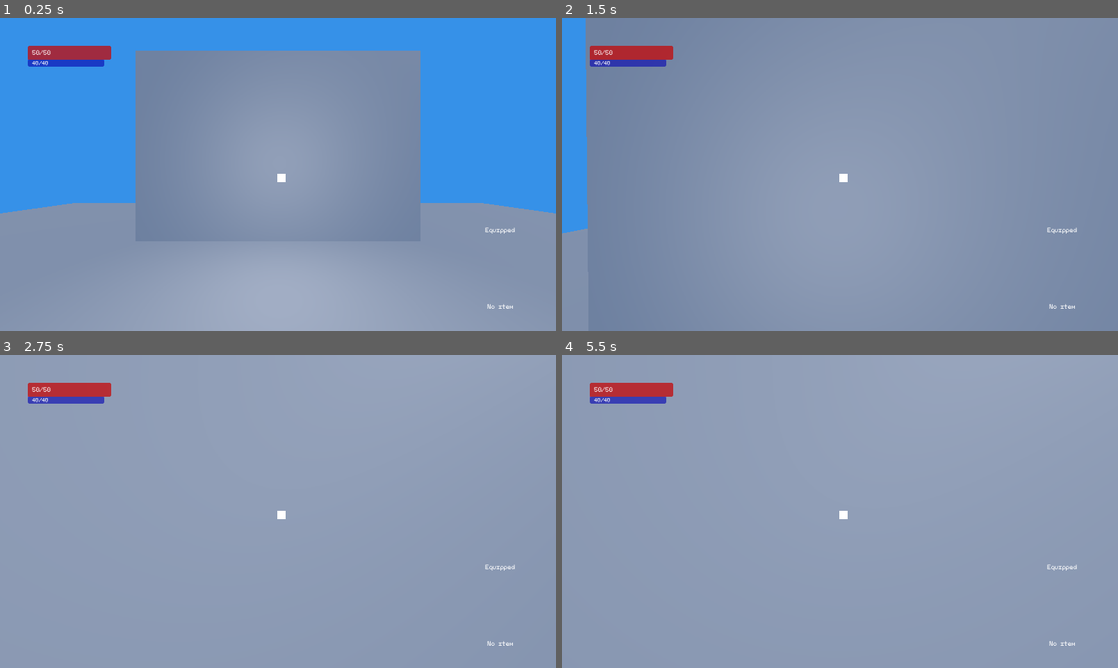
Above: before the commit, frames 1-4 (two rows, left to right).
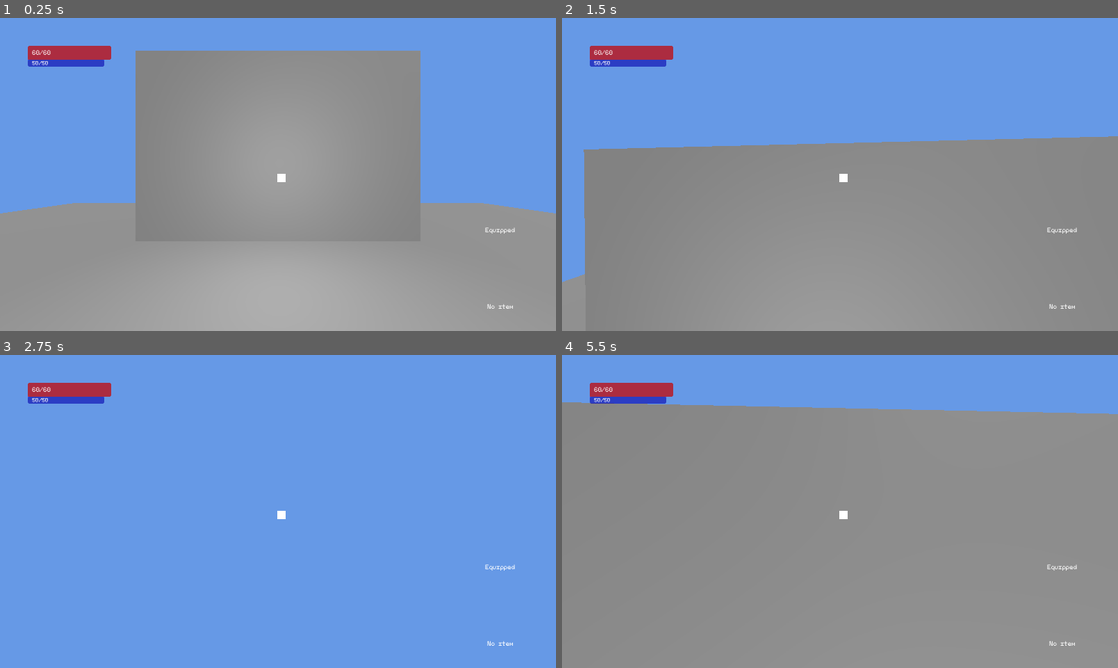
Above: after the commit, the same moments.

Repository: duckenclaw/godot-project-template
Game: Godot game, scene res://src/3d/test_3D.tscn
Two runs of this game, one before a commit and one after it. Both use one fixed random seed, a clock stepped at 60 frames per second and the inputs below. This scene is started directly instead of the project's main scene.
Inputs (mouse positions are in pixels of both pictures, inside the frame that each line leads up to):
- Up to frame 1 (0.25 s): no input
- Up to frame 2 (1.5 s): tap Enter at 0.5 s; move the mouse to (867, 174) at 0.52 s; hold W (forward) from 0.53 s (still down); click (867, 174) at 0.6 s; tap Space (jump) at 0.77 s; tap V (dash) at 0.8, 1.35 s; move the mouse to (812, 174) at 1.27 s
- Up to frame 3 (2.75 s): keep holding W (forward); tap Space (jump) at 1.52 s; click (250, 511) at 1.55 s; move the mouse to (289, 505) at 2.02 s; tap E (activate) at 2.1 s; tap V (dash) at 2.3 s
- Up to frame 4 (5.5 s): keep holding W (forward); move the mouse to (834, 517) at 2.77 s; click (834, 517) at 2.85 s; tap Space (jump) at 3.02, 3.77, 4.52 s; move the mouse to (878, 514) at 3.52 s; right-click (878, 514) at 3.6 s; tap V (dash) at 3.8, 5.1 s; move the mouse to (795, 508) at 4.27 s; tap C (crouch) at 4.35 s; click (795, 508) at 4.55 s; move the mouse to (845, 511) at 5.02 s

The runs differ from the first frame. In frame 1, 85% of the frame differs, in the area x 0-100%, y 0-100%; in frame 2, 96%; in frame 3, 99%; in frame 4, 99%.

Commit message:
added door and dummy

Diff:
--- a/assets/items/heavy_pistol.tres
+++ /dev/null
@@ -1,21 +0,0 @@
-[gd_resource type="Resource" script_class="RangedWeapon" load_steps=4 format=3 uid="uid://d1w14i1nrmd8s"]
-
-[ext_resource type="Texture2D" uid="uid://d0n62d264ha7a" path="res://assets/duckclaw.png" id="1_mkdvj"]
-[ext_resource type="Script" uid="uid://j6bxn3c528rr" path="res://src/3d/equipment/ranged_weapon.gd" id="1_ranged"]
-[ext_resource type="PackedScene" uid="uid://cvbl70xycxx74" path="res://assets/models/malorian.glb" id="2_ylr1n"]
-
-[resource]
-script = ExtResource("1_ranged")
-damage = 25.0
-damage_type = "ballistic"
-accuracy = 0.75
-rpm = 180.0
-magazine_size = 8
-reload_time = 2.5
-item_name = "Heavy Pistol"
-icon = ExtResource("1_mkdvj")
-model_scene = ExtResource("2_ylr1n")
-category = "ranged"
-weight = 1.2
-size = Vector2i(2, 1)
-description = "A powerful semi-automatic pistol with high stopping power but moderate accuracy."
--- a/assets/items/iron_dagger.tres
+++ b/assets/items/iron_dagger.tres
@@ -9,8 +9,7 @@
 subcategory = "dagger"
 slash_damage = 4.0
 thrust_damage = 5.0
-damage_type = "kinetic"
-speed = 1.5
+speed = 0.5
 item_name = "Iron Dagger"
 icon = ExtResource("1_ok75k")
 model_scene = ExtResource("2_od8bs")
--- /dev/null
+++ b/assets/test_environment.tres
@@ -0,0 +1,8 @@
+[gd_resource type="Environment" format=3 uid="uid://dllxkp6le8ik"]
+
+[resource]
+background_mode = 1
+background_color = Color(0.4, 0.6, 0.9, 1)
+ambient_light_source = 2
+ambient_light_color = Color(1, 1, 1, 1)
+ambient_light_energy = 0.3
--- a/project.godot
+++ b/project.godot
@@ -25,6 +25,8 @@
 [global_group]
 
 player=""
+enemy=""
+interactable=""
 
 [input]
 
--- a/src/3d/equipment/item.gd
+++ b/src/3d/equipment/item.gd
@@ -7,7 +7,6 @@
 @export var item_name: String = ""
 @export var icon: Texture2D
 @export var model_scene: PackedScene  # Changed from Mesh to PackedScene for .glb files
-@export var model_mesh: Mesh  # Optional: for simple mesh-only items
 @export var category: String = ""
 @export var weight: float = 0.0
 @export var size: Vector2i = Vector2i(1, 1)
@@ -28,7 +27,6 @@
 	item_name = p_name
 	icon = p_icon
 	model_scene = p_model_scene
-	model_mesh = p_model_mesh
 	category = p_category
 	weight = p_weight
 	size = p_size
@@ -59,20 +57,5 @@
 		info.append("Description: " + description)
 	return "\n".join(info)
 
-func has_model() -> bool:
-	return model_scene != null or model_mesh != null
-
 func is_scene_model() -> bool:
 	return model_scene != null
-
-func is_mesh_model() -> bool:
-	return model_mesh != null
-
-func get_model_for_display():
-	# Returns the appropriate model for display
-	if model_scene:
-		return model_scene
-	elif model_mesh:
-		return model_mesh
-	else:
-		return null
--- /dev/null
+++ b/src/3d/objects/door.gd
@@ -0,0 +1,15 @@
+extends AnimatableBody3D
+
+@onready var anim_player: AnimationPlayer = $AnimationPlayer
+@export var is_open: bool = false
+@export var is_locked: bool = false
+@export var key: Item
+
+
+func use():
+	if !is_open:
+		anim_player.play("open")
+		is_open = true
+	else:
+		anim_player.play("close")
+		is_open = false
--- /dev/null
+++ b/src/3d/objects/door.tscn
@@ -0,0 +1,83 @@
+[gd_scene load_steps=9 format=3 uid="uid://mx6n61adbbrq"]
+
+[ext_resource type="Script" uid="uid://0815rb7jpl0o" path="res://src/3d/objects/door.gd" id="1_7yj0k"]
+
+[sub_resource type="BoxShape3D" id="BoxShape3D_5cm31"]
+size = Vector3(1.25, 2.25, 0.25)
+
+[sub_resource type="StandardMaterial3D" id="StandardMaterial3D_5cm31"]
+albedo_color = Color(0.50034297, 0.22782409, 0, 1)
+
+[sub_resource type="BoxMesh" id="BoxMesh_hj5uv"]
+material = SubResource("StandardMaterial3D_5cm31")
+size = Vector3(1.25, 2.25, 0.25)
+
+[sub_resource type="Animation" id="Animation_hj5uv"]
+length = 0.001
+tracks/0/type = "value"
+tracks/0/imported = false
+tracks/0/enabled = true
+tracks/0/path = NodePath(".:rotation")
+tracks/0/interp = 1
+tracks/0/loop_wrap = true
+tracks/0/keys = {
+"times": PackedFloat32Array(0),
+"transitions": PackedFloat32Array(1),
+"update": 0,
+"values": [Vector3(0, 0, 0)]
+}
+
+[sub_resource type="Animation" id="Animation_igrfc"]
+resource_name = "close"
+length = 0.5
+tracks/0/type = "value"
+tracks/0/imported = false
+tracks/0/enabled = true
+tracks/0/path = NodePath(".:rotation")
+tracks/0/interp = 1
+tracks/0/loop_wrap = true
+tracks/0/keys = {
+"times": PackedFloat32Array(0, 0.5),
+"transitions": PackedFloat32Array(1, 1),
+"update": 0,
+"values": [Vector3(0, 1.5707964, 0), Vector3(0, 0, 0)]
+}
+
+[sub_resource type="Animation" id="Animation_5cm31"]
+resource_name = "open"
+length = 0.5
+tracks/0/type = "value"
+tracks/0/imported = false
+tracks/0/enabled = true
+tracks/0/path = NodePath(".:rotation")
+tracks/0/interp = 1
+tracks/0/loop_wrap = true
+tracks/0/keys = {
+"times": PackedFloat32Array(0, 0.5),
+"transitions": PackedFloat32Array(1, 1),
+"update": 0,
+"values": [Vector3(0, 0, 0), Vector3(0, 1.5707964, 0)]
+}
+
+[sub_resource type="AnimationLibrary" id="AnimationLibrary_hj5uv"]
+_data = {
+&"RESET": SubResource("Animation_hj5uv"),
+&"close": SubResource("Animation_igrfc"),
+&"open": SubResource("Animation_5cm31")
+}
+
+[node name="Door" type="AnimatableBody3D" groups=["interactable"]]
+script = ExtResource("1_7yj0k")
+
+[node name="CollisionShape3D" type="CollisionShape3D" parent="."]
+transform = Transform3D(1, 0, 0, 0, 1, 0, 0, 0, 1, 0.625, 1.125, 0)
+shape = SubResource("BoxShape3D_5cm31")
+
+[node name="MeshInstance3D" type="MeshInstance3D" parent="."]
+transform = Transform3D(1, 0, 0, 0, 1, 0, 0, 0, 1, 0.625, 1.125, 0)
+mesh = SubResource("BoxMesh_hj5uv")
+
+[node name="AnimationPlayer" type="AnimationPlayer" parent="."]
+libraries = {
+&"": SubResource("AnimationLibrary_hj5uv")
+}
--- /dev/null
+++ b/src/3d/objects/dummy.gd
@@ -0,0 +1,9 @@
+extends Area3D
+
+@export var max_health = 100
+@onready var current_health = max_health
+
+func take_damage(damage: float, damage_type: String):
+	current_health -= damage
+	print("Dummy took " + str(damage) + damage_type + " damage")
+	print("Dummy health: " + str(current_health) + "/" + str(max_health))
--- /dev/null
+++ b/src/3d/objects/dummy.tscn
@@ -0,0 +1,22 @@
+[gd_scene load_steps=5 format=3 uid="uid://bc6g7jvnoivix"]
+
+[ext_resource type="Script" uid="uid://8xlu1eaj2mxe" path="res://src/3d/objects/dummy.gd" id="1_mpb5w"]
+
+[sub_resource type="CapsuleShape3D" id="CapsuleShape3D_ejecp"]
+
+[sub_resource type="StandardMaterial3D" id="StandardMaterial3D_ejecp"]
+albedo_color = Color(1, 0.18431373, 0.2, 1)
+
+[sub_resource type="CapsuleMesh" id="CapsuleMesh_ejecp"]
+material = SubResource("StandardMaterial3D_ejecp")
+
+[node name="Dummy" type="Area3D" groups=["enemy"]]
+script = ExtResource("1_mpb5w")
+
+[node name="CollisionShape3D" type="CollisionShape3D" parent="."]
+transform = Transform3D(1, 0, 0, 0, 1, 0, 0, 0, 1, 0, 1, 0)
+shape = SubResource("CapsuleShape3D_ejecp")
+
+[node name="MeshInstance3D" type="MeshInstance3D" parent="."]
+transform = Transform3D(1, 0, 0, 0, 1, 0, 0, 0, 1, 0, 1, 0)
+mesh = SubResource("CapsuleMesh_ejecp")
--- a/src/3d/player/hand.gd
+++ b/src/3d/player/hand.gd
@@ -10,13 +10,15 @@
 var equipped_item: Item = null
 var is_busy: bool = false
 var action_cooldown: float = 0.0
+var enemies_in_melee: Array = []
 
 @onready var item_holder: Node3D = $ItemHolder
+@onready var attack_hitbox: Area3D = $AttackHitbox
+@onready var anim_player: AnimationPlayer = $HandAnimationPlayer
 
 # For storing instantiated scene models
 var current_model_instance: Node3D = null
 
-@onready var anim_player: AnimationPlayer = $HandAnimationPlayer
 
 signal item_equipped(item: Item, hand: String)
 signal item_unequipped(item: Item, hand: String)
@@ -27,6 +29,7 @@
 		action_cooldown -= delta
 		if action_cooldown <= 0:
 			is_busy = false
+
 
 func can_equip(item: Item) -> bool:
 	if not item or equipped_item != null:
@@ -95,11 +98,23 @@
 
 	match equipped_item.category:
 		"melee":
+			attack_hitbox.monitoring = true
 			# Set cooldown based on weapon speed
 			action_cooldown = 1.0 / equipped_item.speed
 			is_busy = true
-
-			anim_player.play(equipped_item.attack_animations.pick_random())
+			var animation = equipped_item.attack_animations.pick_random()
+			anim_player.play(animation)
+			print(animation)
+			var damage: float
+			match animation:
+				"thrust":
+					print("thrusting")
+					damage = equipped_item.thrust_damage
+				"slash_right", "slash_left":
+					print("slashing")
+					damage = equipped_item.slash_damage
+			for enemy in enemies_in_melee:
+				enemy.take_damage(damage, equipped_item.damage_type)
 			return true
 		_:
 			print("Unknown item category for action: ", equipped_item.category)
@@ -137,3 +152,22 @@
 		status += " (Cooldown: %.1fs)" % action_cooldown
 
 	return status
+
+
+func _on_attack_hitbox_collision(body: Node3D):
+	if body.is_in_group("enemy"):
+		enemies_in_melee.append(body)
+		print("body entered: " + body.name)
+
+
+func _on_attack_hitbox_exodus(body: Node3D):
+	if body.is_in_group("enemy"):
+		enemies_in_melee.erase(body)
+		print("body exited: " + body.name)
+
+
+func _on_animation_finished(anim_name: StringName):
+	match anim_name:
+		"slash_right", "slash_left", "thrust":
+			attack_hitbox.monitoring = false
+			anim_player.play("idle")
--- a/src/3d/player/player_3d.tscn
+++ b/src/3d/player/player_3d.tscn
@@ -7,6 +7,7 @@
 [ext_resource type="Script" uid="uid://o5l7k7ne5nnc" path="res://src/3d/player/states/state_machine.gd" id="3_statemachine"]
 [ext_resource type="Script" uid="uid://dh2fal4fhrxs7" path="res://src/3d/player/states/idle_state.gd" id="4_idle"]
 [ext_resource type="Resource" uid="uid://c7w14i1nrmd8s" path="res://assets/items/iron_dagger.tres" id="4_iq4wb"]
+[ext_resource type="Environment" uid="uid://dllxkp6le8ik" path="res://assets/test_environment.tres" id="5_4sddl"]
 [ext_resource type="Script" uid="uid://ceu45w7d1r5qa" path="res://src/3d/player/states/moving_state.gd" id="5_moving"]
 [ext_resource type="Script" uid="uid://c601vmra42qdh" path="res://src/3d/player/states/jumping_state.gd" id="6_jumping"]
 [ext_resource type="Script" uid="uid://du8q17psb3j0v" path="res://src/3d/player/hands.gd" id="7_8knbu"]
@@ -21,11 +22,11 @@
 
 [sub_resource type="Resource" id="Resource_lf55u"]
 script = ExtResource("2_4cdic")
-might = 3.0
-fortitude = 3.0
-motorics = 3.0
-willpower = 3.0
-starting_weight = 15.0
+might = 5.0
+fortitude = 5.0
+motorics = 5.0
+willpower = 5.0
+starting_weight = 25.0
 metadata/_custom_type_script = "uid://b314boduvwxi5"
 
 [sub_resource type="CapsuleShape3D" id="CapsuleShape3D_3obeq"]
@@ -371,6 +372,9 @@
 &"thrust": SubResource("Animation_74bd3")
 }
 
+[sub_resource type="BoxShape3D" id="BoxShape3D_4sddl"]
+size = Vector3(2, 1, 1.5)
+
 [sub_resource type="Animation" id="Animation_lf55u"]
 length = 0.001
 tracks/0/type = "value"
@@ -544,8 +548,12 @@
 transform = Transform3D(1, 0, 0, 0, 1, 0, 0, 0, 1, 0, 1.75, 0)
 
 [node name="Camera3D" type="Camera3D" parent="CameraPivot"]
+environment = ExtResource("5_4sddl")
 script = ExtResource("2_camera")
 base_fov = 75.0
+sway_intensity = 0.10000000000582077
+sway_frequency = 2.5
+vertical_sway_intensity = 0.02500000000873115
 
 [node name="RayCast3D" type="RayCast3D" parent="CameraPivot/Camera3D"]
 target_position = Vector3(0, 0, -2.5)
@@ -565,6 +573,13 @@
 &"": SubResource("AnimationLibrary_8br1h")
 }
 autoplay = "idle"
+
+[node name="AttackHitbox" type="Area3D" parent="CameraPivot/Camera3D/Hands/LeftHand"]
+monitoring = false
+monitorable = false
+
+[node name="CollisionShape3D" type="CollisionShape3D" parent="CameraPivot/Camera3D/Hands/LeftHand/AttackHitbox"]
+shape = SubResource("BoxShape3D_4sddl")
 
 [node name="RightHand" type="Node3D" parent="CameraPivot/Camera3D/Hands"]
 transform = Transform3D(1, 0, 0, 0, 1, 0, 0, 0, 1, 0.75, 0, 0)
@@ -580,6 +595,13 @@
 &"": SubResource("AnimationLibrary_8br1h")
 }
 autoplay = "idle"
+
+[node name="AttackHitbox" type="Area3D" parent="CameraPivot/Camera3D/Hands/RightHand"]
+monitoring = false
+monitorable = false
+
+[node name="CollisionShape3D" type="CollisionShape3D" parent="CameraPivot/Camera3D/Hands/RightHand/AttackHitbox"]
+shape = SubResource("BoxShape3D_4sddl")
 
 [node name="StateMachine" type="Node" parent="."]
 script = ExtResource("3_statemachine")
@@ -732,3 +754,8 @@
 [connection signal="item_unequipped" from="CameraPivot/Camera3D/Hands/LeftHand" to="CameraPivot/Camera3D/Hands" method="_on_item_unequipped"]
 [connection signal="item_equipped" from="CameraPivot/Camera3D/Hands/RightHand" to="CameraPivot/Camera3D/Hands" method="_on_item_equipped"]
 [connection signal="item_unequipped" from="CameraPivot/Camera3D/Hands/RightHand" to="CameraPivot/Camera3D/Hands" method="_on_item_unequipped"]
+[connection signal="animation_finished" from="CameraPivot/Camera3D/Hands/RightHand/HandAnimationPlayer" to="CameraPivot/Camera3D/Hands/RightHand" method="_on_animation_finished"]
+[connection signal="area_entered" from="CameraPivot/Camera3D/Hands/RightHand/AttackHitbox" to="CameraPivot/Camera3D/Hands/RightHand" method="_on_attack_hitbox_collision"]
+[connection signal="area_exited" from="CameraPivot/Camera3D/Hands/RightHand/AttackHitbox" to="CameraPivot/Camera3D/Hands/RightHand" method="_on_attack_hitbox_exodus"]
+[connection signal="body_entered" from="CameraPivot/Camera3D/Hands/RightHand/AttackHitbox" to="CameraPivot/Camera3D/Hands/RightHand" method="_on_attack_hitbox_collision"]
+[connection signal="body_exited" from="CameraPivot/Camera3D/Hands/RightHand/AttackHitbox" to="CameraPivot/Camera3D/Hands/RightHand" method="_on_attack_hitbox_exodus"]
--- a/src/3d/player/player_config.gd
+++ b/src/3d/player/player_config.gd
@@ -26,7 +26,7 @@
 
 var dash_length: float:
 	get:
-		return motorics / 10
+		return motorics / 20
 
 var sprint_multiplier: float:
 	get:
--- a/src/3d/player/states/dashing_state.gd
+++ b/src/3d/player/states/dashing_state.gd
@@ -5,7 +5,7 @@
 
 var dash_timer: float = 0.0
 var dash_direction: Vector3
-var dash_speed: float = 20.0
+var dash_speed: float = 10.0
 
 func enter():
 	print("Entering Dashing state")
--- a/src/3d/test_3D.tscn
+++ b/src/3d/test_3D.tscn
@@ -1,14 +1,8 @@
-[gd_scene load_steps=9 format=3 uid="uid://cl4nisuqrinr0"]
+[gd_scene load_steps=11 format=3 uid="uid://cl4nisuqrinr0"]
 
 [ext_resource type="PackedScene" uid="uid://cst7vo0ldo7e8" path="res://src/3d/player/player_3d.tscn" id="1_ejecp"]
-
-[sub_resource type="Environment" id="Environment_1fhpf"]
-background_mode = 1
-background_color = Color(0.21181104, 0.56919724, 0.9082838, 1)
-
-[sub_resource type="CameraAttributesPhysical" id="CameraAttributesPhysical_ejecp"]
-
-[sub_resource type="Compositor" id="Compositor_5cm31"]
+[ext_resource type="PackedScene" uid="uid://bc6g7jvnoivix" path="res://src/3d/objects/dummy.tscn" id="1_hj5uv"]
+[ext_resource type="PackedScene" uid="uid://mx6n61adbbrq" path="res://src/3d/objects/door.tscn" id="2_igrfc"]
 
 [sub_resource type="BoxMesh" id="BoxMesh_1fhpf"]
 size = Vector3(25, 0.2, 25)
@@ -22,20 +16,15 @@
 [sub_resource type="BoxMesh" id="BoxMesh_5cm31"]
 size = Vector3(7.5, 5, 0.5)
 
+[sub_resource type="Environment" id="Environment_1fhpf"]
+background_mode = 1
+background_color = Color(0.21181104, 0.56919724, 0.9082838, 1)
+
+[sub_resource type="CameraAttributesPhysical" id="CameraAttributesPhysical_ejecp"]
+
+[sub_resource type="Compositor" id="Compositor_5cm31"]
+
 [node name="Test3d" type="Node3D"]
-
-[node name="WorldEnvironment" type="WorldEnvironment" parent="."]
-environment = SubResource("Environment_1fhpf")
-camera_attributes = SubResource("CameraAttributesPhysical_ejecp")
-compositor = SubResource("Compositor_5cm31")
-
-[node name="OmniLight3D" type="OmniLight3D" parent="WorldEnvironment"]
-transform = Transform3D(1, 0, 0, 0, 1, 0, 0, 0, 1, 0, 2, -3)
-
-[node name="DirectionalLight3D" type="DirectionalLight3D" parent="WorldEnvironment"]
-transform = Transform3D(0.14644662, -0.8535533, 0.49999997, 0.49999997, 0.49999997, 0.70710677, -0.8535533, 0.14644662, 0.49999997, 0, 0, 0)
-
-[node name="Player3d" parent="." instance=ExtResource("1_ejecp")]
 
 [node name="Objects" type="Node3D" parent="."]
 
@@ -59,3 +48,22 @@
 [node name="MeshInstance3D" type="MeshInstance3D" parent="Objects/Wall"]
 transform = Transform3D(1, 0, 0, 0, 1, 0, 0, 0, 1, 0, 2.5, 0)
 mesh = SubResource("BoxMesh_5cm31")
+
+[node name="Dummy" parent="Objects" instance=ExtResource("1_hj5uv")]
+transform = Transform3D(1, 0, 0, 0, 1, 0, 0, 0, 1, -7.6, 0, 0)
+
+[node name="Door" parent="Objects" instance=ExtResource("2_igrfc")]
+transform = Transform3D(1, 0, 0, 0, 1, 0, 0, 0, 1, 6.5, 0, 0)
+
+[node name="WorldEnvironment" type="WorldEnvironment" parent="."]
+environment = SubResource("Environment_1fhpf")
+camera_attributes = SubResource("CameraAttributesPhysical_ejecp")
+compositor = SubResource("Compositor_5cm31")
+
+[node name="OmniLight3D" type="OmniLight3D" parent="WorldEnvironment"]
+transform = Transform3D(1, 0, 0, 0, 1, 0, 0, 0, 1, 0, 2, -3)
+
+[node name="DirectionalLight3D" type="DirectionalLight3D" parent="WorldEnvironment"]
+transform = Transform3D(0.14644662, -0.8535533, 0.49999997, 0.49999997, 0.49999997, 0.70710677, -0.8535533, 0.14644662, 0.49999997, 0, 0, 0)
+
+[node name="Player3d" parent="." instance=ExtResource("1_ejecp")]
--- a/src/3d/test_environment.tscn
+++ b/src/3d/test_environment.tscn
@@ -1,6 +1,7 @@
-[gd_scene load_steps=5 format=3 uid="uid://dyas0vhtlslif"]
+[gd_scene load_steps=7 format=3 uid="uid://dyas0vhtlslif"]
 
 [ext_resource type="PackedScene" uid="uid://cst7vo0ldo7e8" path="res://src/3d/player/player_3d.tscn" id="1_player"]
+[ext_resource type="Environment" uid="uid://dllxkp6le8ik" path="res://assets/test_environment.tres" id="2_l3aun"]
 
 [sub_resource type="BoxShape3D" id="BoxShape3D_floor"]
 size = Vector3(20, 1, 20)
@@ -8,12 +9,11 @@
 [sub_resource type="BoxMesh" id="BoxMesh_floor"]
 size = Vector3(20, 1, 20)
 
-[sub_resource type="Environment" id="Environment_1"]
-background_mode = 1
-background_color = Color(0.4, 0.6, 0.9, 1)
-ambient_light_source = 2
-ambient_light_color = Color(1, 1, 1, 1)
-ambient_light_energy = 0.3
+[sub_resource type="BoxShape3D" id="BoxShape3D_n5jjm"]
+size = Vector3(10, 5, 0.5)
+
+[sub_resource type="BoxMesh" id="BoxMesh_l3aun"]
+size = Vector3(10, 5, 0.5)
 
 [node name="TestEnvironment" type="Node3D"]
 
@@ -28,9 +28,20 @@
 [node name="MeshInstance3D" type="MeshInstance3D" parent="Floor"]
 mesh = SubResource("BoxMesh_floor")
 
+[node name="Wall" type="StaticBody3D" parent="."]
+transform = Transform3D(1, 0, 0, 0, 1, 0, 0, 0, 1, 0, 0, 5)
+
+[node name="CollisionShape3D" type="CollisionShape3D" parent="Wall"]
+transform = Transform3D(1, 0, 0, 0, 1, 0, 0, 0, 1, 0, 2.5, 0)
+shape = SubResource("BoxShape3D_n5jjm")
+
+[node name="MeshInstance3D" type="MeshInstance3D" parent="Wall"]
+transform = Transform3D(1, 0, 0, 0, 1, 0, 0, 0, 1, 0, 2.5, 0)
+mesh = SubResource("BoxMesh_l3aun")
+
 [node name="DirectionalLight3D" type="DirectionalLight3D" parent="."]
 transform = Transform3D(0.707107, -0.5, 0.5, 0, 0.707107, 0.707107, -0.707107, -0.5, 0.5, 0, 5, 0)
 shadow_enabled = true
 
 [node name="WorldEnvironment" type="WorldEnvironment" parent="."]
-environment = SubResource("Environment_1")
+environment = ExtResource("2_l3aun")
Not shown, added: src/3d/objects/door.gd.uid
Not shown, added: src/3d/objects/dummy.gd.uid
Not shown: 1 places in src/3d/player/player_3d.tscn that only renumber resources
